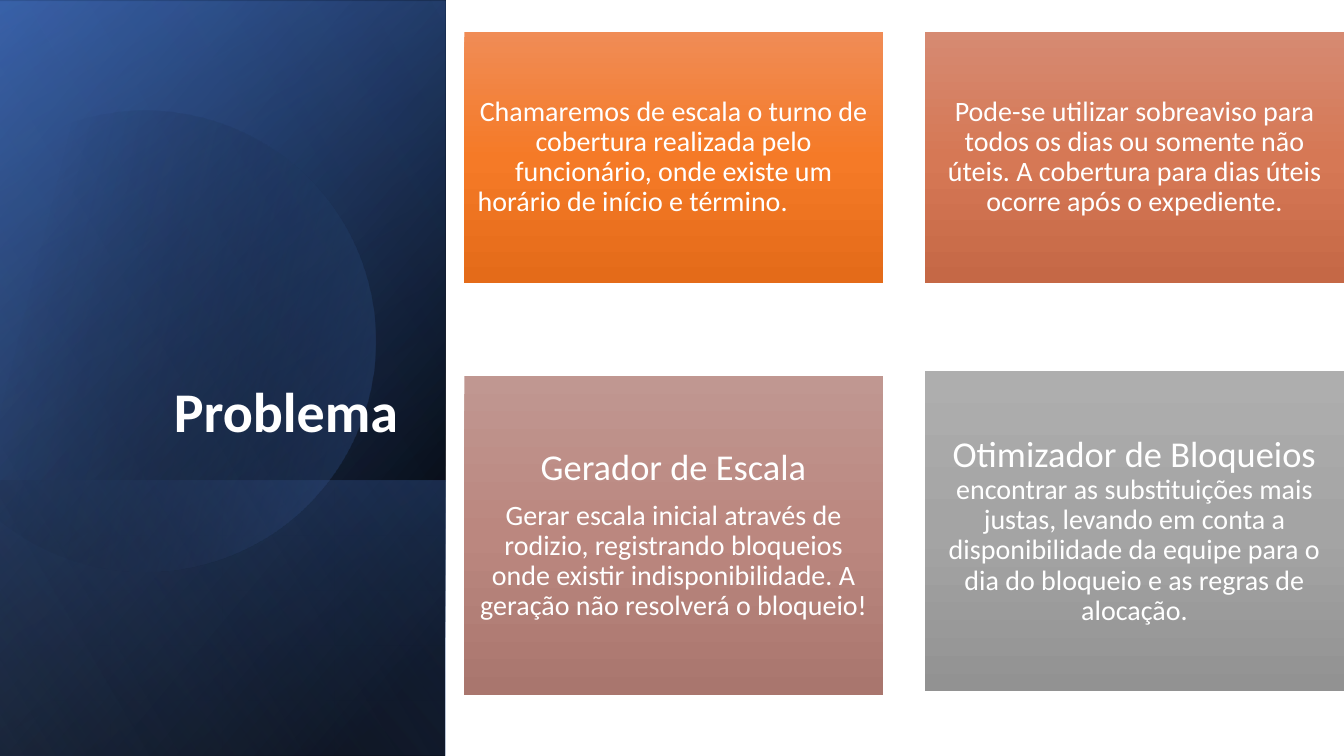
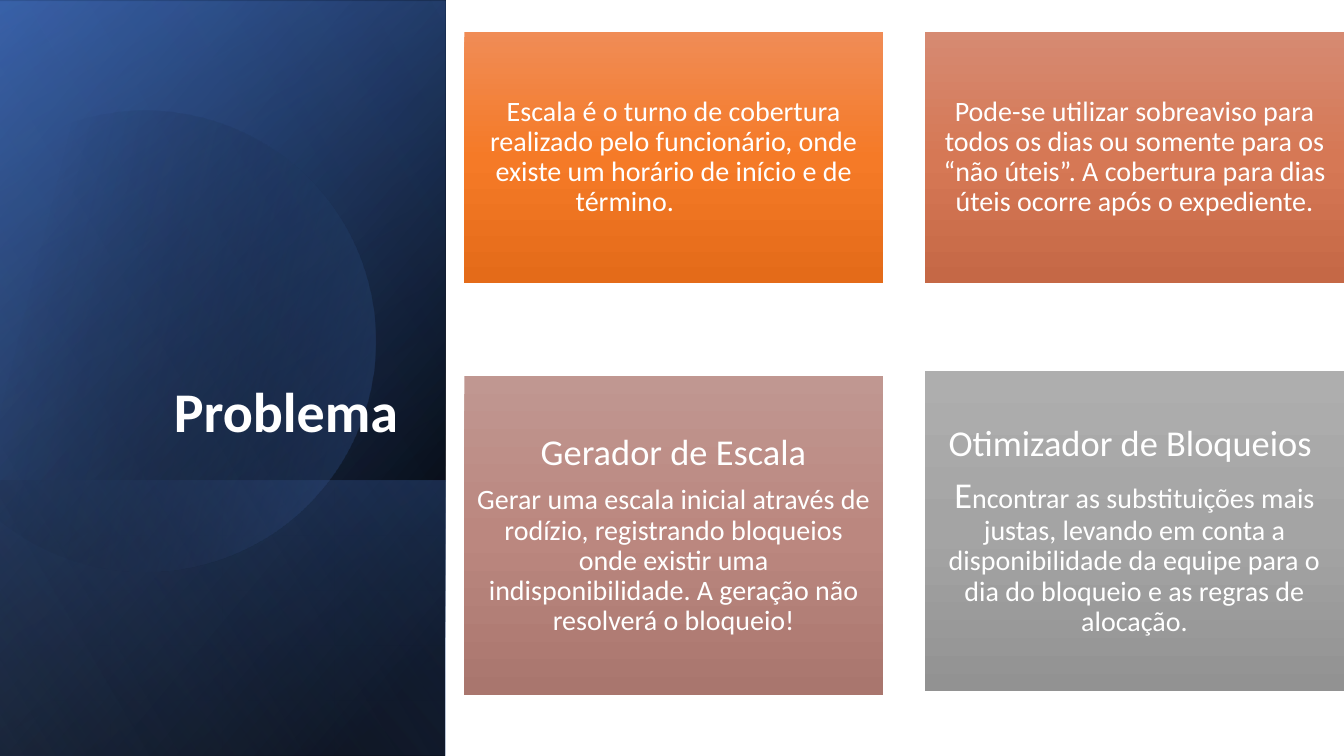
Before and after one commit to gdutramartins/bi-master-organizacao-planejamento, a slide deck: slide 5 of apresentacao/apresentacao-sobreaviso-ga.pptx. Drawn at 1344x756 pixels with LibreOffice and Linux fonts; fonts in the diff are those of the drawing. Boxes give left, top, right and bottom in pixels: in the first picture for what was removed or moved away, otherwise in the second. Text is boxed around its words. In the diff, an @@ line names an element or a change of style, - is before the commit and + after.

Commit message:
Corrigidos pequenos pontos da apresentação. Versão incrementada de 0.9 para 1.0.

```diff
--- a/apresentacao/apresentacao-sobreaviso-ga.pptx
+++ b/apresentacao/apresentacao-sobreaviso-ga.pptx
@@ text at bbox=[490, 101, 857, 211]: text changed @@
-Chamaremos de escala o turno de cobertura realizada pelo funcionário, onde existe um horário de início e término.
+Escala é o turno de cobertura realizado pelo funcionário, onde existe um horário de início e de término.
@@ text at bbox=[944, 101, 1326, 216]: text changed @@
-Pode-se utilizar sobreaviso para todos os dias ou somente não úteis. A cobertura para dias úteis ocorre após o expediente.
+Pode-se utilizar sobreaviso para todos os dias ou somente para os “não úteis”. A cobertura para dias úteis ocorre após o expediente.
@@ text at bbox=[949, 431, 1320, 636]: text changed @@
-Otimizador de Bloqueios encontrar as substituições mais justas, levando em conta a disponibilidade da equipe para o dia do bloqueio e as regras de alocação.
+Otimizador de Bloqueios
+Encontrar as substituições mais justas, levando em conta a disponibilidade da equipe para o dia do bloqueio e as regras de alocação.
@@ text at bbox=[477, 489, 870, 635]: text changed @@
-Gerar escala inicial através de rodizio, registrando bloqueios onde existir indisponibilidade. A geração não resolverá o bloqueio!
+Gerar uma escala inicial através de rodízio, registrando bloqueios onde existir uma indisponibilidade. A geração não resolverá o bloqueio!
```
Also in this commit, not shown: 7 other slides changed.
